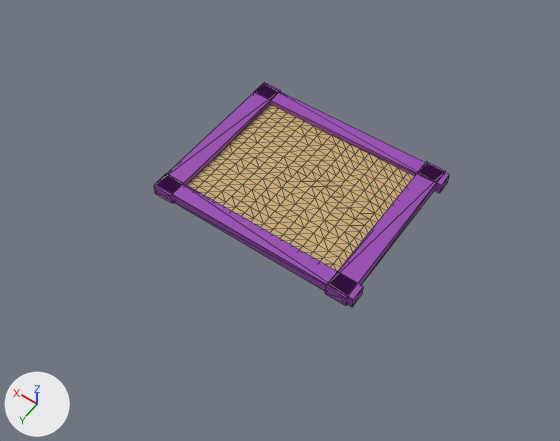
The glTF model assets/map.glb as it was, and as the next commit left it.
Before and after are seen from a camera (50 mm lens) standing at (-47.7, 69.2, 96.6) and looking at (-1.9, 5.1, -4.1). Lighting does not change. The marker at lower left points along +X, +Y and +Z. Mesh edges are drawn as thin lines. Where no turn or scale is listed for an object, it has been applied to the vertices. Vertices at the same position are counted once.

Before the edit, the objects in view are built like this:
```python
me_cube_001 = bpy.data.meshes.new('Cube.001')
me_cube_001.from_pydata(...)  # a box spanning x -17.7..-14.1, y -17.2..13.1, z -1.0..1.0
me_cube_001.materials.append(mat_material_002)  # purple #9846b2
me_cube_003 = bpy.data.meshes.new('Cube.003')
me_cube_003.from_pydata(...)  # a box spanning x -18.6..19.3, y -16.8..-14.0, z -1.0..1.0
me_cube_003.materials.append(mat_material_002)  # purple #9846b2
me_plane = bpy.data.meshes.new('Plane')
me_plane.from_pydata(...)  # 289 vertices, 542 faces; spans x -3.01..3.01, y -3.01..3.01, z 0.0..0.3
me_plane.materials.append(mat_material_001)  # brown #caad78
ob_plane = bpy.data.objects.new('Plane', me_plane)
ob_plane.location = (-2.0, -0.8, 0.0)
ob_plane.rotation_euler = (0.0, 0.0, 1.571)  # degrees (0, 0, 90)
ob_plane.scale = (3.98, 4.98, 1.0)
ob_wall_1 = bpy.data.objects.new('Wall 1', me_cube_001)
ob_wall_1.location = (-2.7, 1.2, 0.0)
ob_wall_4 = bpy.data.objects.new('Wall 4', me_cube_003)
ob_wall_4.location = (-2.7, 1.2, 0.0)
# also in view: 'Wall 3' at (-2.3, 12.6, 0.0); 'Wall 2' at (14.7, -0.8, 0.0)
```
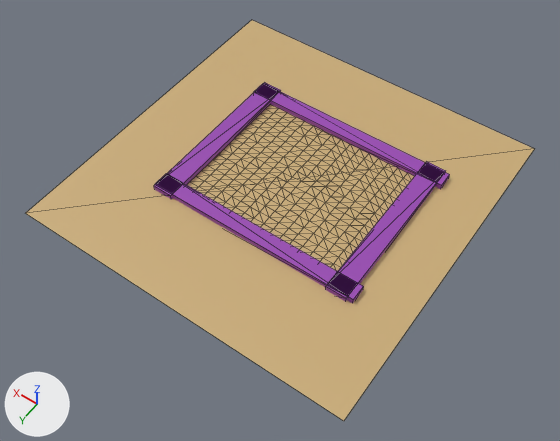
Commit message: update map blend file

Boxes (x1, y1, x2, y2) around the edits, measured in the pictures (560 x 441 px; the box of a moved part takes in the faces that stretch with it):
'Plane', reshaped, moved, rescaled, turned: before (187, 104, 414, 271); after (26, 20, 534, 421)
'Terrain', now drawn (brown): after (214, 126, 394, 253)
part 1 of me_plane, moved or reshaped: before (196, 164, 396, 194); after (223, 167, 382, 192)

Diff of the bpy script that builds the scene:
```diff
--- a/assets/map.glb.py
+++ b/assets/map.glb.py
@@ me_plane_001 @@
+me_plane_001.from_pydata([(-1.0, -1.0, 0.0), (1.0, -1.0, 0.0), (-1.0, 1.0, 0.0), (1.0, 1.0, 0.0)], [], [(0, 1, 3), (0, 3, 2)])
+me_plane_001.materials.append(mat_material_001)  # brown #caad78
@@ ob_plane @@
-ob_plane = bpy.data.objects.new('Plane', me_plane)
-ob_plane.location = (-2.0, -0.8, 0.0)
-ob_plane.rotation_euler = (0.0, 0.0, 1.571)  # degrees (0, 0, 90)
-ob_plane.scale = (3.98, 4.98, 1.0)
+ob_plane = bpy.data.objects.new('Plane', me_plane_001)
+ob_plane.location = (0.0, 0.0, 0.0)
+ob_plane.scale = (30.0, 30.0, 30.0)
```
